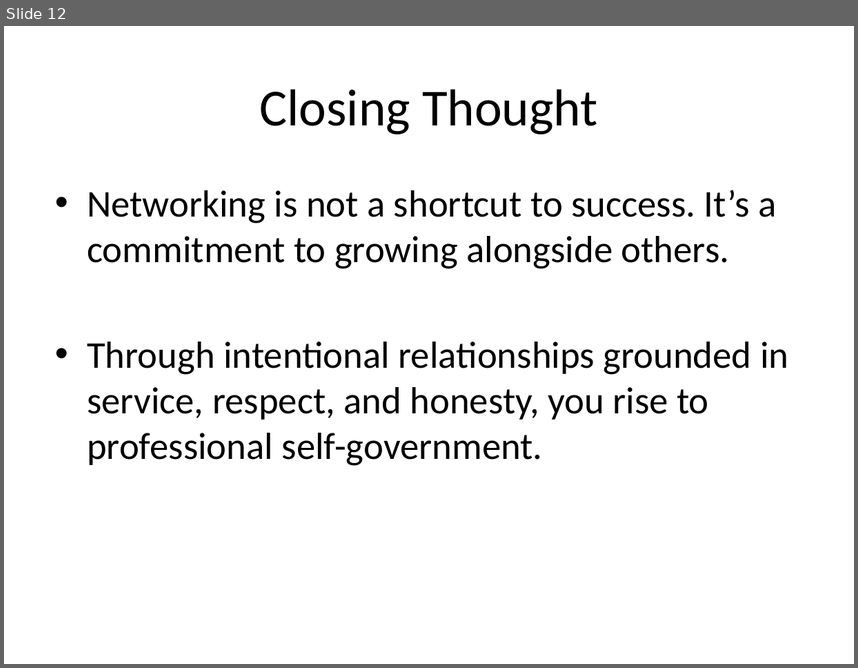
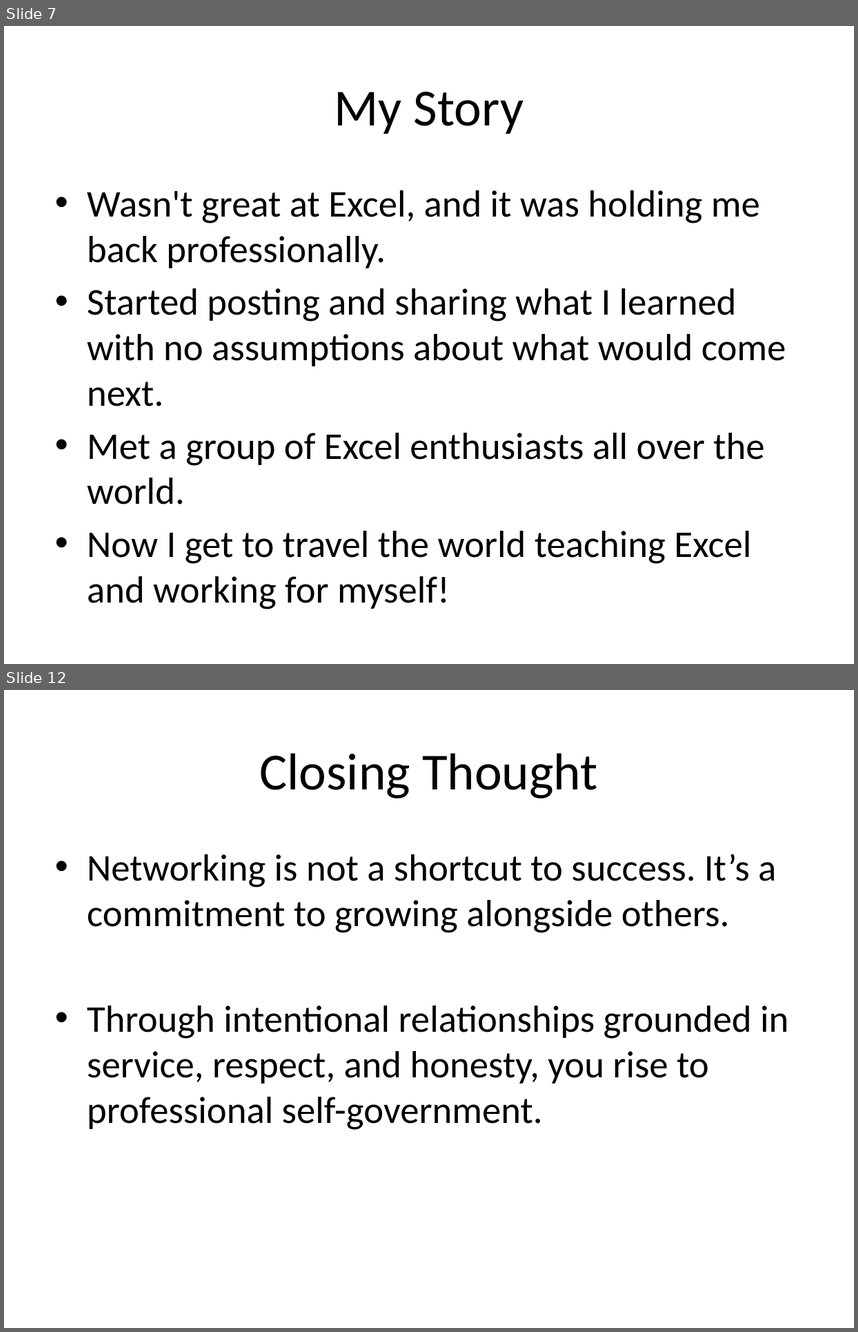
Before and after one commit to stringfestdata/hillsdale-networking-101, a slide deck: networking-as-self-governance.pptx. Shown one above the other, each under a label of ours: slide 12 before the commit, slides 7 and 12 after it; the slides between them are not shown. The pictures are 858x668 and 858x1332 pixels, drawn with LibreOffice and Linux fonts; fonts in the diff are those of the drawing. Boxes give left, top, right and bottom in pixels: in the first picture for what was removed or moved away, otherwise in the second. Text is boxed around its words. In the diff, an @@ line names an element or a change of style, - is before the commit and + after.

```diff
--- a/networking-as-self-governance.pptx
+++ b/networking-as-self-governance.pptx
@@ slide 7 added at (x1=4, y1=26, x2=854, y2=664), background #FFFFFF @@
@@ title added at (x1=334, y1=92, x2=524, y2=134), 44 pt, text #000000 @@
+My Story
@@ text added at (x1=87, y1=190, x2=786, y2=609), 32 pt, text #000000 @@
+• Wasn't great at Excel, and it was holding me back professionally.
+• Started posting and sharing what I learned with no assumptions about what would come next.
+• Met a group of Excel enthusiasts all over the world.
+• Now I get to travel the world teaching Excel and working for myself!
```
Also in this commit, not shown: 11 slides changed, 1 slide removed, 2 other files.
